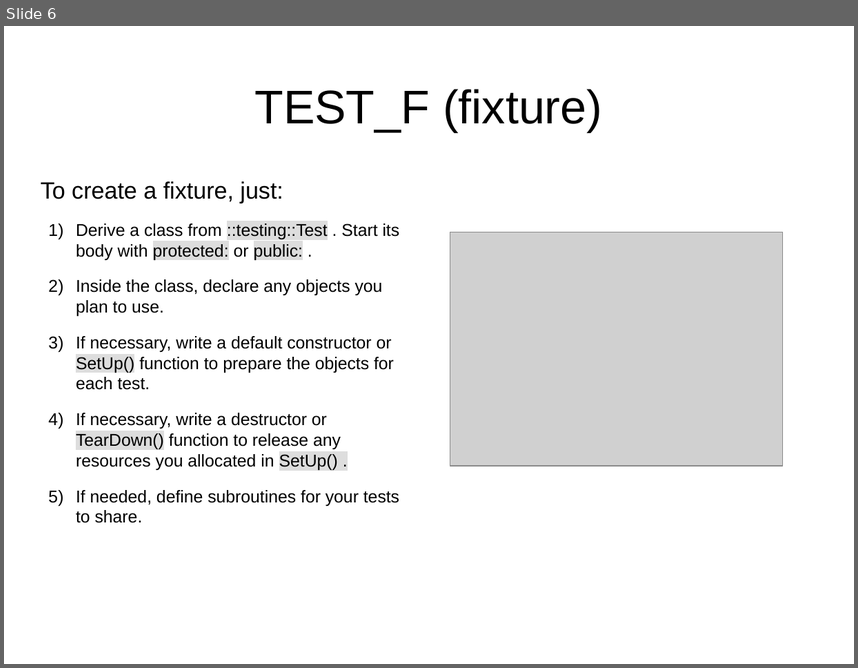
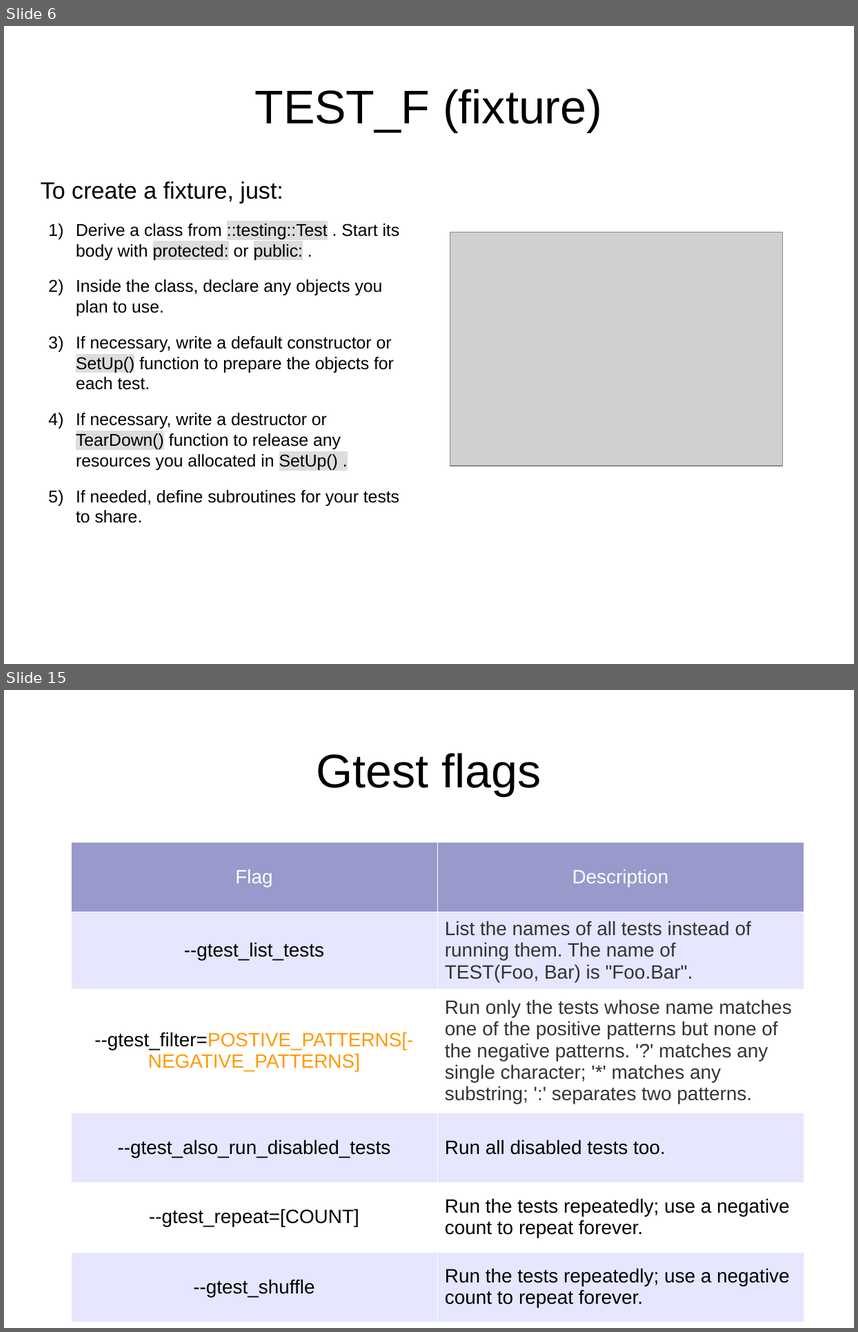
Before and after one commit to fmallaba/gtest-tutorial, a slide deck: GTest.odp. Shown one above the other, each under a label of ours: slide 6 before the commit, slides 6 and 15 after it; the slides between them are not shown. The pictures are 858x668 and 858x1332 pixels, drawn with LibreOffice and Linux fonts; fonts in the diff are those of the drawing; grey boxes stand for pictures. Boxes give left, top, right and bottom in pixels: in the first picture for what was removed or moved away, otherwise in the second. Text is boxed around its words. In the diff, an @@ line names an element or a change of style, - is before the commit and + after.

```diff
--- a/GTest.odp
+++ b/GTest.odp
@@ slide 15 added at [4, 690, 854, 1328], background #FFFFFF @@
@@ title added at [317, 753, 541, 796], 44 pt, text #000000 @@
+Gtest flags
@@ table added at [71, 842, 804, 1310], 6 rows, 2 columns @@
+Flag | Description
+--gtest_list_tests | List the names of all tests instead of running them. The name of / TEST(Foo, Bar) is "Foo.Bar".
+--gtest_filter=POSTIVE_PATTERNS[-NEGATIVE_PATTERNS] | Run only the tests whose name matches one of the positive patterns but none of the negative patterns. '?' matches any single character; '*' matches any substring; ':' separates two patterns.
+--gtest_also_run_disabled_tests | Run all disabled tests too.
+--gtest_repeat=[COUNT] | Run the tests repeatedly; use a negative count to repeat forever.
+--gtest_shuffle | Run the tests repeatedly; use a negative count to repeat forever.
```
Also in this commit, not shown: 1 slide changed, 8 other slides added, 6 other files.
